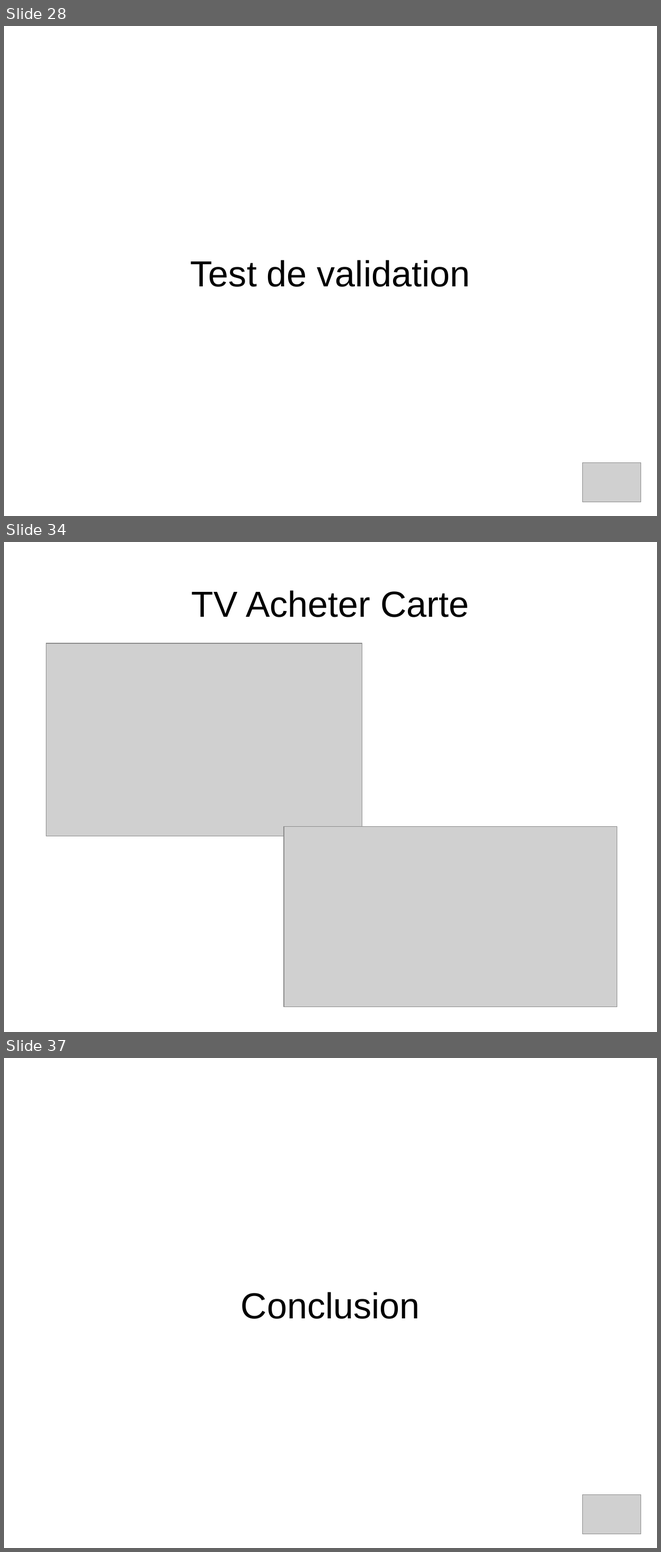
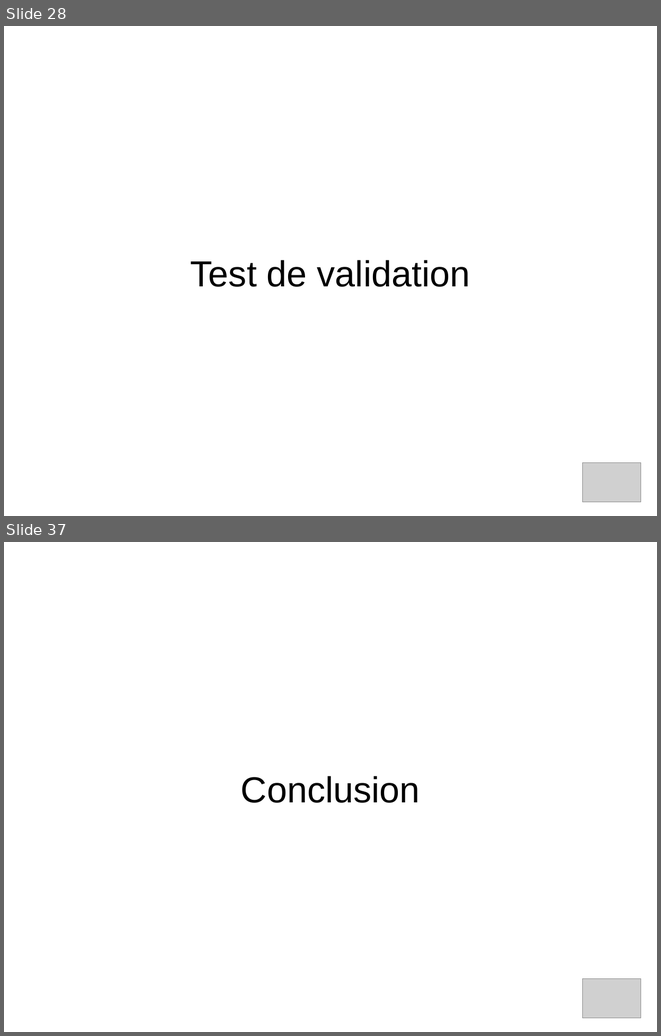
Before and after one commit to Shaolans/StoneHearth_SnowStorm, a slide deck: Presentation/presentation_IL.odp. Shown one above the other, each under a label of ours: slides 28, 34 and 37 before the commit, slides 28 and 37 after it; the slides between them are not shown. The pictures are 661x1552 and 661x1036 pixels, drawn with LibreOffice and Linux fonts; fonts in the diff are those of the drawing; grey boxes stand for pictures. Boxes give left, top, right and bottom in pixels: in the first picture for what was removed or moved away, otherwise in the second. Text is boxed around its words. In the diff, an @@ line names an element or a change of style, - is before the commit and + after.

```diff
--- a/Presentation/presentation_IL.odp
+++ b/Presentation/presentation_IL.odp
@@ slide 34 removed at box(4, 542, 657, 1032), background #FFFFFF @@
@@ title removed at box(192, 590, 469, 617) @@
-TV Acheter Carte
@@ picture removed at box(46, 643, 362, 836) @@
@@ picture removed at box(284, 827, 617, 1006) @@
```
Also in this commit, not shown: 8 slides changed, 1 slide added.
